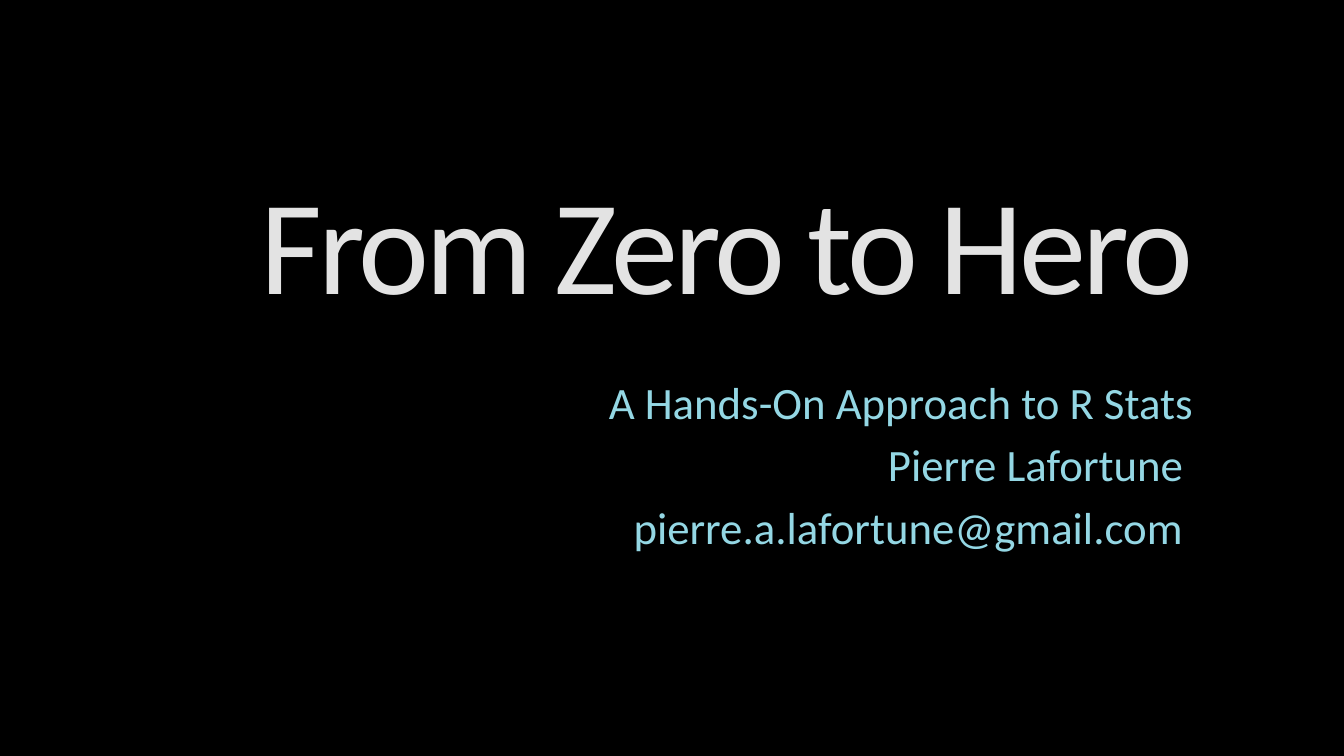
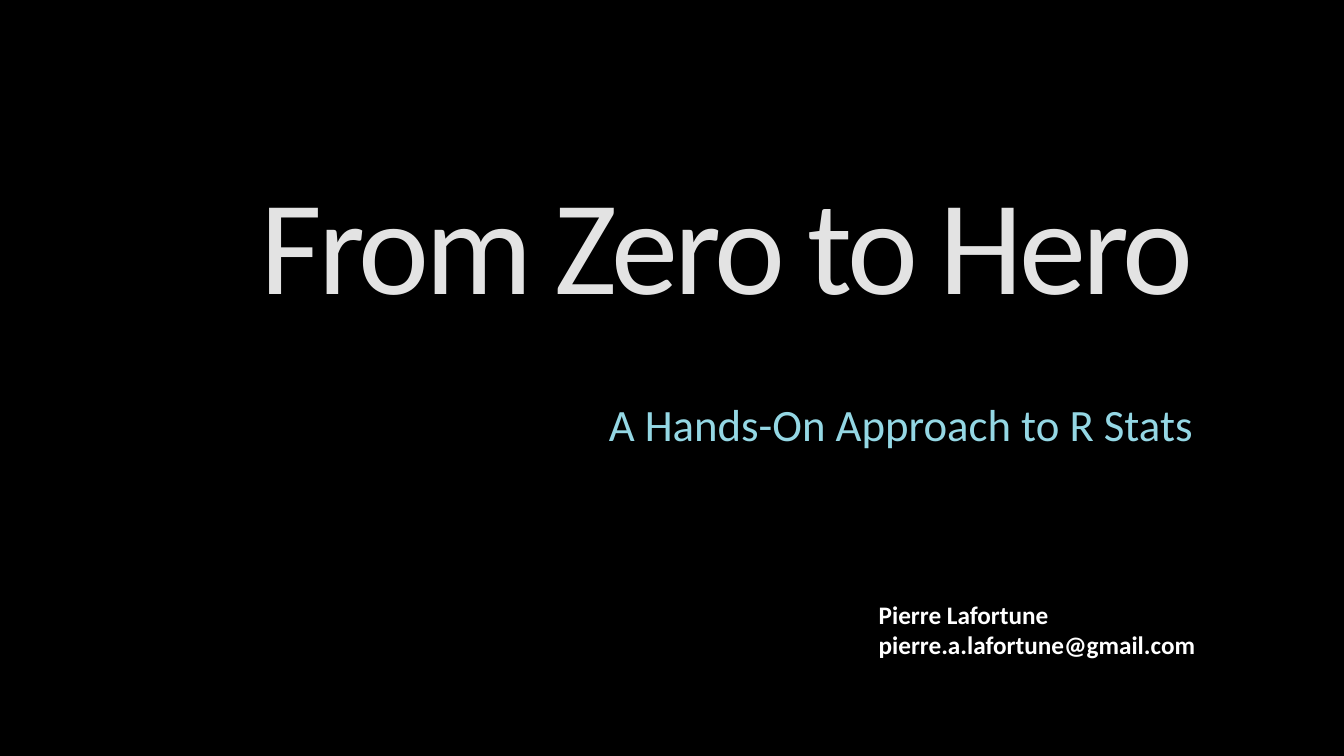
Before and after one commit to ftlml/07-27-2016, a slide deck: slide 1 of From Zero to Hero.pptx. Drawn at 1344x756 pixels with LibreOffice and Linux fonts; fonts in the diff are those of the drawing; background and template pictures are left out. Boxes give left, top, right and bottom in pixels: in the first picture for what was removed or moved away, otherwise in the second. Text is boxed around its words. In the diff, an @@ line names an element or a change of style, - is before the commit and + after.

Commit message:
Changes to slides

```diff
--- a/From Zero to Hero.pptx
+++ b/From Zero to Hero.pptx
@@ subtitle at [634, 450, 1183, 552]: paragraphs removed @@
-Pierre Lafortune
-pierre.a.lafortune@gmail.com
@@ text added at [879, 606, 1195, 659], 18 pt, text #FFFFFF, bold @@
+Pierre Lafortune
+pierre.a.lafortune@gmail.com
```
Also in this commit, not shown: 2 other slides changed, 9 slides added, 1 other file.
